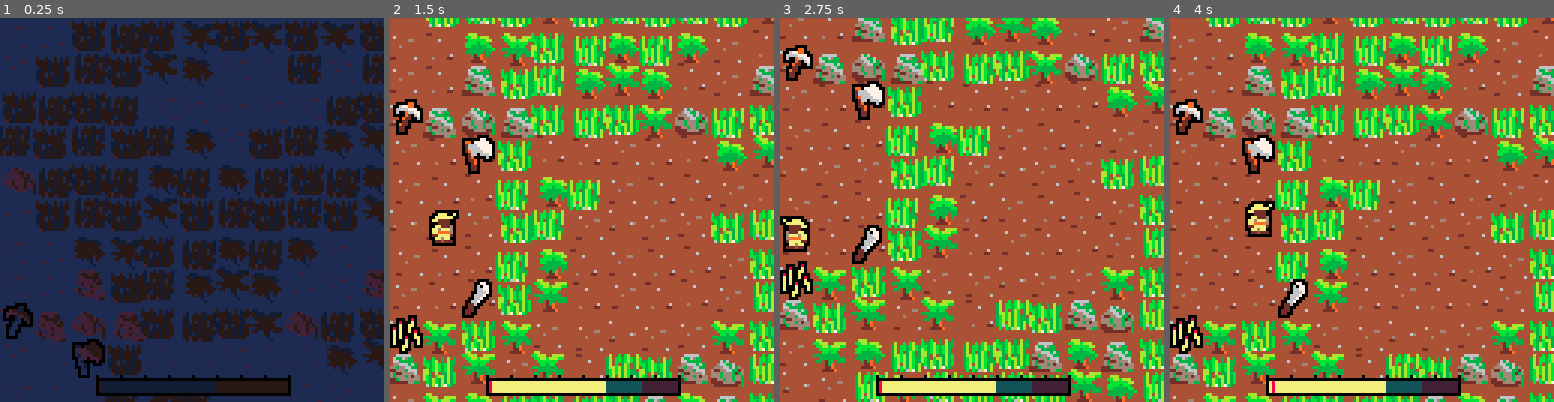
Above: before the commit, frames 1-4 (left to right).
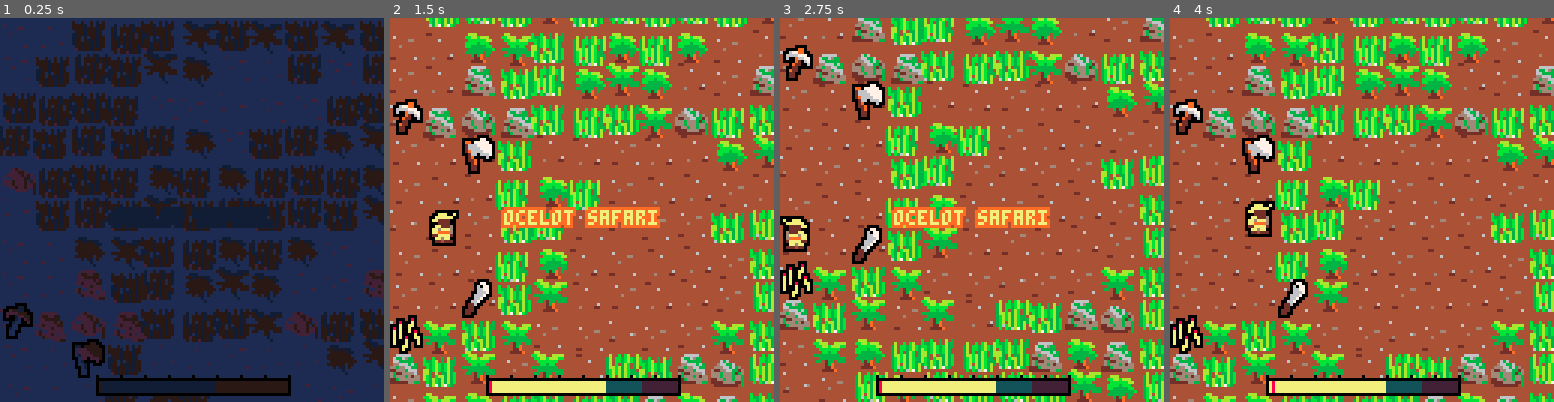
Above: after the commit, the same moments.

Repository: pancelor/ocelot-safari
Game: PICO-8 cartridge deep.p8
The game is run twice, just before and just after one commit, with the same random seed, the same clock (stepped at 60 frames per second) and the same inputs.
Inputs (mouse positions are in pixels of both pictures, inside the frame that each line leads up to):
- Up to frame 1 (0.25 s): no input
- Up to frame 2 (1.5 s): tap O (Z key) at 0.33, 0.7, 1.43 s; click (459, 121) at 0.67 s; tap X (X key) at 1.07 s; click (520, 267) at 1.22 s
- Up to frame 3 (2.75 s): click (975, 114) at 1.77 s; hold Left 1.97-2.37 s; tap X (X key) at 2.07, 2.4, 2.73 s; tap O (Z key) at 2.22 s; click (1037, 259) at 2.32 s; hold Down from 2.42 s (still down)
- Up to frame 4 (4 s): release Down at 2.82 s; click (1492, 106) at 2.87 s; hold Right 2.87-3.53 s; tap X (X key) at 3.07, 3.4, 3.73 s; tap O (Z key) at 3.1, 3.98 s; click (1254, 256) at 3.42 s; hold Up from 3.58 s (still down); click (1315, 102) at 3.97 s

The runs differ from the first frame. In frame 1, 1.6% of the frame differs, in the area x 28-71%, y 49-55%; in frame 2, 2.0%; in frame 3, 2.0%; in frame 4, nothing differs.

Commit message:
intro, sfx

Diff:
--- a/0.lua
+++ b/0.lua
@@ -30,6 +30,7 @@
 -- dev_grid=dev
 -- dev_instawin=dev and 0
 -- dev_rng={0x2f90.fd80,0xa4b8.8036}
+show_intro=10
 
 function dev_init()
  if dev_pal_persist then
@@ -77,12 +78,11 @@
  cls(2)
  drw()
  check_fade()
- -- nocam(draw_brb)()
-end
-
-function draw_brb()
- oprint8("break time!",40,40,3,0)
- oprint8("back in 10~20min",40,50,3,0)
+ if show_intro>0 then
+  local text="ocelot safari"
+  local x,y=cprintcj(text,64,64)
+  oprint8(text,x+%0x5f28,y+%0x5f2a,6,9)
+ end
 end
 
 function init_game()
--- a/1.lua
+++ b/1.lua
@@ -267,16 +267,6 @@
  }
 end
 
--- function fixedrng(f)
---  local rng0,rng1=rng_state()
---  return function(...)
---   local rnga,rngb=rng_state()
---   restore_rng(rng0,rng1)
---   f(...)
---   restore_rng(rnga,rngb)
---  end
--- end
-
 function actor_player(...)
  pl=make_actor({
   z=-20,
@@ -331,6 +321,8 @@
   nt_timer=0,
   hp=4,
   post_move=function(self)
+   show_intro=approach(show_intro,0)
+   sfx(60)
    --night terrors
    self.nt_timer-=1
    if self.nt_timer<=0 then
@@ -397,17 +389,20 @@
  end
 end
 
-function apply_event(self,name,name2,rot,x,y)
+function apply_event(self,sfx_,name,name2,rot,x,y)
  local tile=hit_tile(x,y)
  if tile and self.bump_tile then
   self:bump_tile(tile,x,y)
+  sfx(sfx_)
  end
  -- no tile change
  if tile==hit_tile(x,y) then
   local ob=hit(x,y)
   if ob and ob[name] then
+   sfx(sfx_)
    ob[name](ob,rot)
   elseif ob and ob[name2] then
+   sfx(sfx_)
    ob[name2](ob,rot)
   end
  end
@@ -436,12 +431,13 @@
    --  local r,x,y=unpack(p)
    --  local tile=tile_hit(x,y)
    -- end
-   apply_event(self,"on_machete","move",plrot2,xy_from_rot(plrot2,self.prevx,self.prevy))
-   apply_event(self,"on_machete","move",plrot2,xy_from_rot(plrot2,self.x,self.y))
-   apply_event(self,"on_machete","move",myrot,xy_from_rot(myrot,self.x,self.y))
+   apply_event(self,58,"on_machete","move",plrot2,xy_from_rot(plrot2,self.prevx,self.prevy))
+   apply_event(self,58,"on_machete","move",plrot2,xy_from_rot(plrot2,self.x,self.y))
+   apply_event(self,58,"on_machete","move",myrot,xy_from_rot(myrot,self.x,self.y))
   end,
   bump_tile=function(self,tile,x,y)
    if tile==T_VINE then
+    sfx(58)
     mset(x,y,T_PATH)
     actor_x{x=x,y=y}
    end
@@ -461,9 +457,9 @@
   swing=function(self,myrot,plrot,ignore_tiles)
    self:move(myrot,ignore_tiles)
    local plrot2=(plrot+2)%4
-   apply_event(self,"on_axe","move",myrot,xy_from_rot(myrot,self.x,self.y))
-   apply_event(self,"on_axe","move",plrot2,xy_from_rot(plrot2,self.x,self.y))
-   apply_event(self,"on_axe","move",myrot,xy_from_rot(myrot,xy_from_rot(plrot2,self.x,self.y)))
+   apply_event(self,57,"on_axe","move",myrot,xy_from_rot(myrot,self.x,self.y))
+   apply_event(self,57,"on_axe","move",plrot2,xy_from_rot(plrot2,self.x,self.y))
+   apply_event(self,57,"on_axe","move",myrot,xy_from_rot(myrot,xy_from_rot(plrot2,self.x,self.y)))
   end,
   bump=function(self,ob,rot)
    if ob.on_axe then
@@ -493,7 +489,7 @@
   swing=function(self,myrot,plrot,ignore_tiles)
    self:move(myrot,ignore_tiles)
    local plrot2=(plrot+2)%4
-   apply_event(self,"on_pick","move",myrot,xy_from_rot(myrot,self.x,self.y))
+   apply_event(self,56,"on_pick","move",myrot,xy_from_rot(myrot,self.x,self.y))
   end,
   bump=function(self,ob,rot)
    if ob.on_pick then
@@ -547,6 +543,12 @@
 --  },...)
 -- end
 
+-- function init_sfx(n)
+--  return function()
+--   sfx(n)
+--  end
+-- end
+
 function actor_wood(...)
  return make_actor({
   outline=true,
@@ -583,6 +585,7 @@
    end
   end,
   init=function(self)
+   sfx(62)
    self:surround(T_LIGHT)
   end,
   denit=function(self)
@@ -705,6 +708,7 @@
    for i=1,t do
     if self.spook then
      -- pq"spooked"
+     sfx(59)
      return true
     end
     yield()
--- a/6.lua
+++ b/6.lua
@@ -7,13 +7,17 @@
 * swipes?
 * music
 * name
- ocelots love tool
+  ocelot safari
 
 sfx
-63
-62
-61 hurt
-60
+63 chop/pick x
+62 match x
+61 hurt x
+60 step x
+59 cat meow x
+58 machete slash x
+57 axe x
+56 pick
 
 ## bugs
 
--- a/deep.p8
+++ b/deep.p8
@@ -43,10 +43,10 @@
 0001221222180155557777080055aaaaa00800455aa5000800500955770833333555333833333335553808060060000866888966886866888688886800000000
 0012212221180195555777080044555a5a08044455a5a40800000910570833333333333833333333333806060060800866889968886866888888986800000000
 011112212108001550555708044a4455aa084114455aa148000091100508333c3333333833773333333806060000600868899888886868889889986800000000
-119911221008001900005008011444a55508444a444a1a4800001100000833333333333833333333333806060800660868899989866868899999686800000000
-19999121000800119000000804a114444508444a444a44a800091100000833337773333833333333cc3806000600060868869998866868896669886800000000
-19919110000800019000000804a444a414481144a44a44a8000110000008353333333338333c3333333806000600060868889798866866889769866800000000
-119911000008000110000008111a444444481111444411a800011000000833333335553833333333333800006600000866888888666866688888666800000000
+116611221008001900005008011444a55508444a444a1a4800001100000833333333333833333333333806060800660868899989866868899999686800000000
+16666121000800119000000804a114444508444a444a44a800091100000833337773333833333333cc3806000600060868869998866868896669886800000000
+16616110000800019000000804a444a414481144a44a44a8000110000008353333333338333c3333333806000600060868889798866866889769866800000000
+116611000008000110000008111a444444481111444411a800011000000833333335553833333333333800006600000866888888666866688888666800000000
 011110000008000110000008111111144aa80111111110a800000000000833333333333833333555533800006000000806666666660806666666660800000000
 88888888888666666666666688888888888888888888888888888888888888888888888888888888888888888888888888888888888888888888888888888888
 000004444006000aaaaa000622222222222822222222222821122222222800000000000800000000000800000000000800000000000800000000000833000000
Not shown, changed: the thumbnail (__label__) section of deep.p8
Not shown, changed: the sound effects (__sfx__) section of deep.p8
